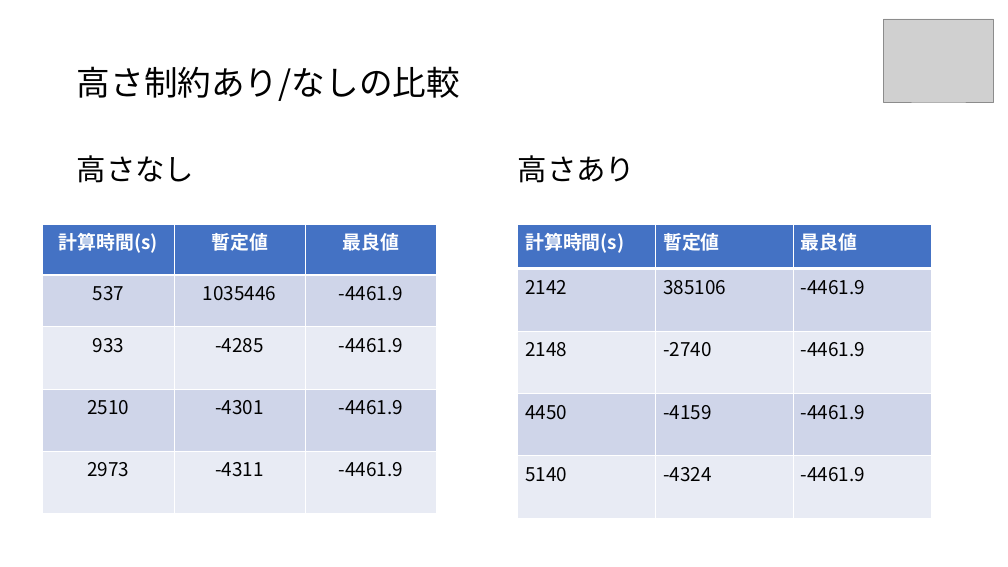
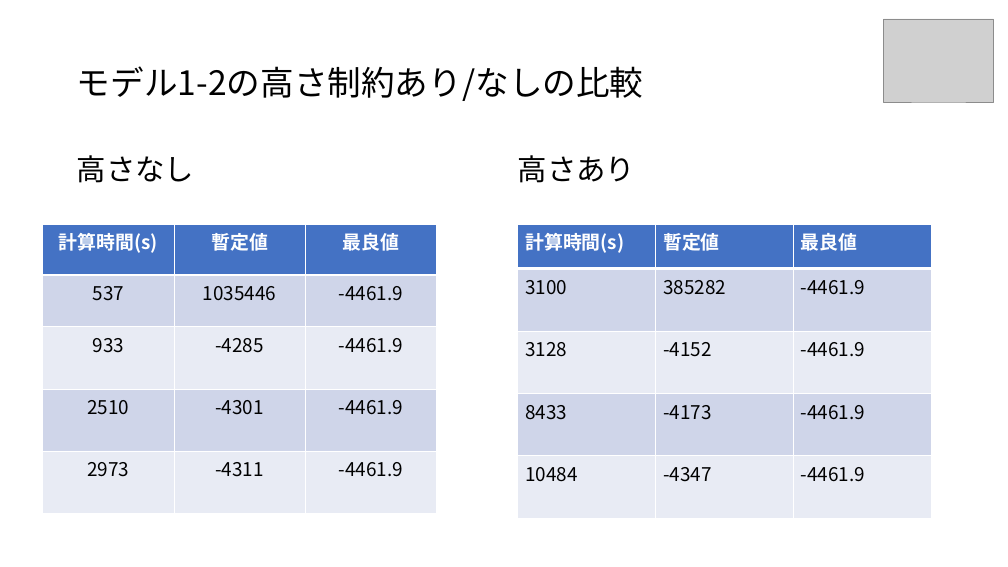
Before and after one commit to r-kurosu/kline_new, a slide deck: slide 4 of 高さ制約に関する比較.pptx. Drawn at 1008x567 pixels with LibreOffice and Linux fonts; fonts in the diff are those of the drawing; grey boxes stand for pictures. Boxes give left, top, right and bottom in pixels: in the first picture for what was removed or moved away, otherwise in the second. Text is boxed around its words. In the diff, an @@ line names an element or a change of style, - is before the commit and + after.

Commit message:
パワポにモデル2の計算時間の結果を載せた

```diff
--- a/高さ制約に関する比較.pptx
+++ b/高さ制約に関する比較.pptx
@@ title at (77, 66, 644, 101): text changed @@
-高さ制約あり/なしの比較
+モデル1-2の高さ制約あり/なしの比較
@@ table at (518, 225, 931, 486) @@
-row 2, column 1: 2142
+row 2, column 1: 3100
-row 2, column 2: 385106
+row 2, column 2: 385282
-row 3, column 1: 2148
+row 3, column 1: 3128
-row 3, column 2: -2740
+row 3, column 2: -4152
-row 4, column 1: 4450
+row 4, column 1: 8433
-row 4, column 2: -4159
+row 4, column 2: -4173
-row 5, column 1: 5140
+row 5, column 1: 10484
-row 5, column 2: -4324
+row 5, column 2: -4347
```
Also in this commit, not shown: 2 other slides changed, 3 slides added.
